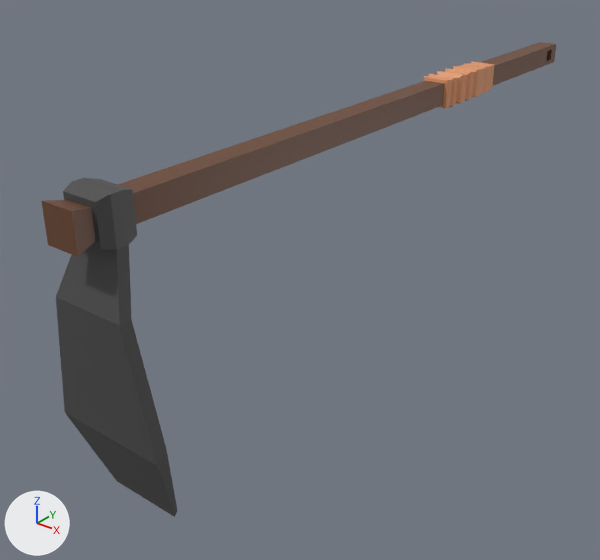
What one commit did to the FBX model Assets/Art/Models/Tools/Hoe.fbx.
Before and after are seen from a 50 mm lens placed at (0.524, -0.985, 0.25), pointed at (-0.057, -0.259, -0.2). The lights are fixed; the arrows at lower left show +X, +Y and +Z. Where no turn or scale is listed for an object, it has been applied to the vertices.

The first picture shows 'Hoe'.
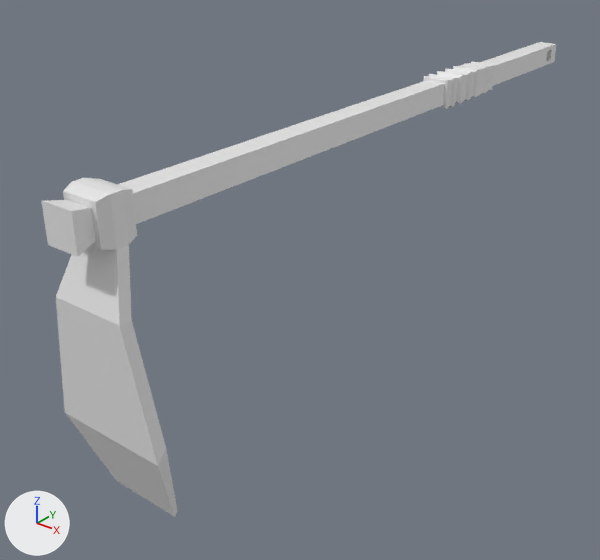
The newer file is also turned or shifted as a whole; pictures and numbers use the older file's frame.

What changed in the scene script:
```text
Change me_cube_011:
    where me_cube_011.from_pydata(...)  # 112 vertices, 106 faces; spans x -0.064..0.066, y -0.63..0.282, z -0.302..0.026
    remove me_cube_011.materials.append(mat_base_color)  # picture img_paleta_png
```

What differs and where, as boxes [x1, y1, x2, y2] in the pictures (600 x 560 px):
'Hoe', recoloured
    both: [41, 42, 556, 517]
